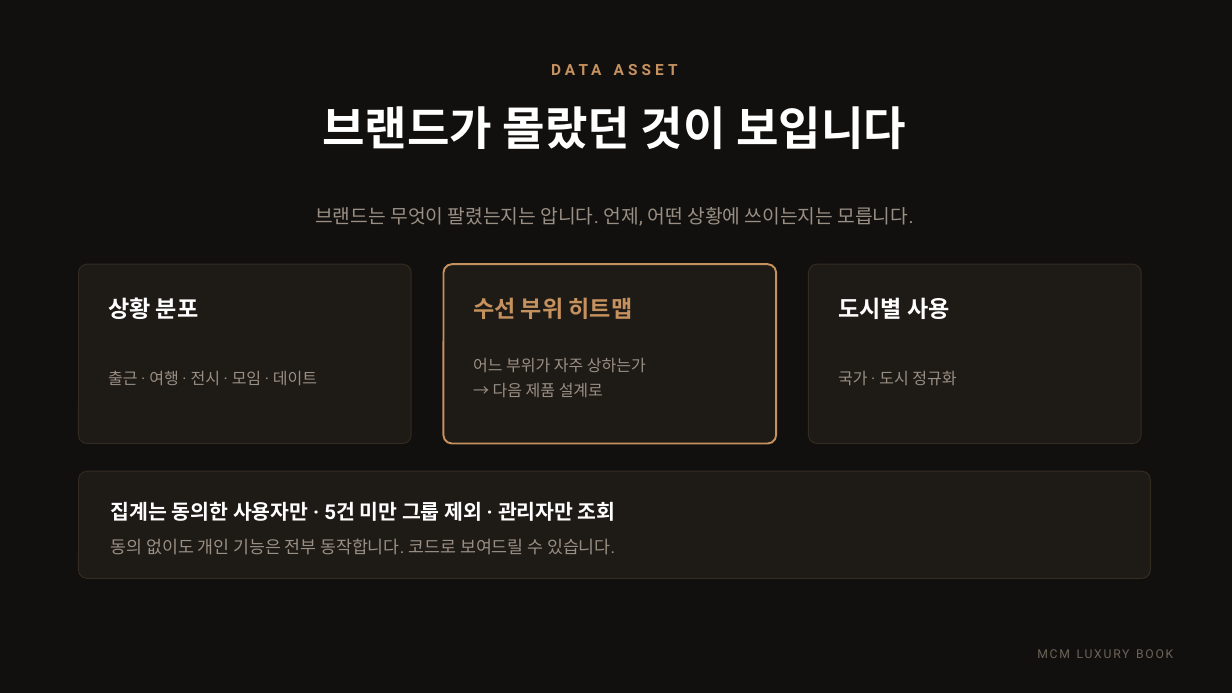
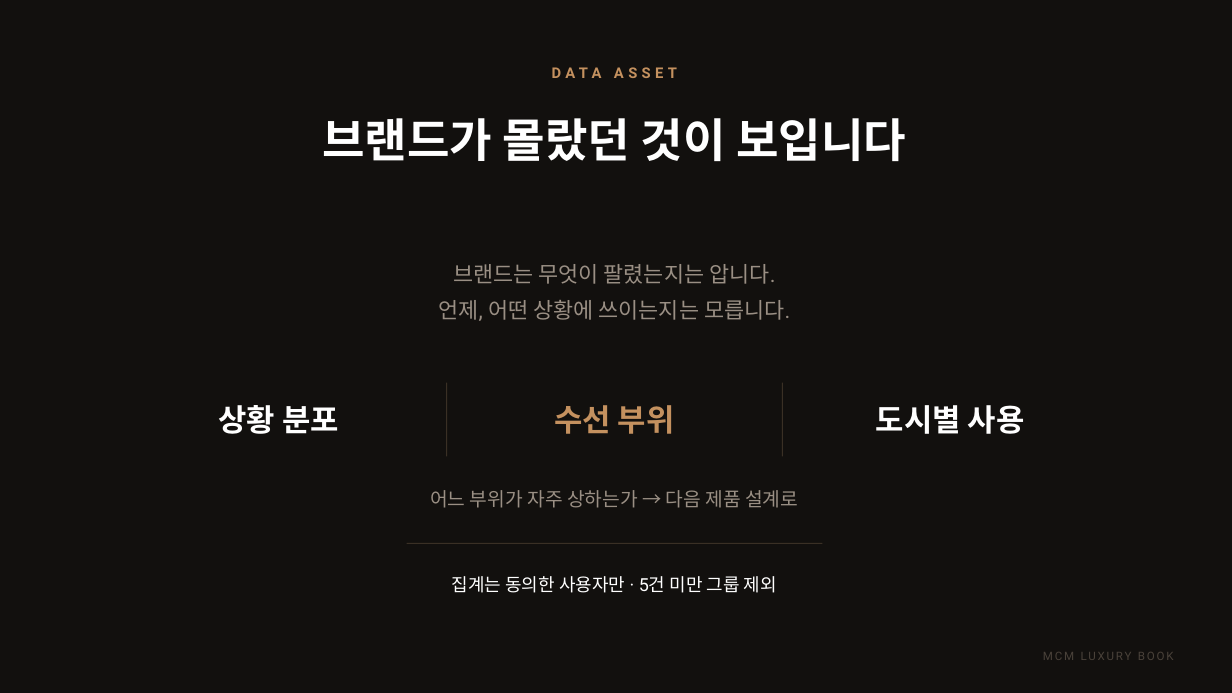
Before and after one commit to elominatedCloud/likeGonzi, a slide deck: slide 27 of docs/ir/MCM_Luxury_Book_IR.pptx (slide 18 before the commit). Drawn at 1232x693 pixels with LibreOffice and Linux fonts; fonts in the diff are those of the drawing; background and template pictures are left out. Boxes give left, top, right and bottom in pixels: in the first picture for what was removed or moved away, otherwise in the second. Text is boxed around its words. In the diff, an @@ line names an element or a change of style, - is before the commit and + after.

```diff
--- a/docs/ir/MCM_Luxury_Book_IR.pptx
+++ b/docs/ir/MCM_Luxury_Book_IR.pptx
@@ text "DATA ASSET" at [552, 67, 602, 78]: size 12 to 11.5 pt, letter spacing 3.2 to 3.4 pt @@
@@ text "브랜드가 몰랐던 것이 보입니다": place and size @@
-text "브랜드가 몰랐던 것이 보입니다" at [322, 106, 906, 149]
+text "브랜드가 몰랐던 것이 보입니다" at [322, 118, 906, 161]
@@ text "브랜드가 몰랐던 것이 보입니다" at [322, 118, 906, 161]: line spacing 47.5pt to 48.2pt @@
@@ rounded rectangle removed at [79, 264, 411, 444] @@
@@ text at [438, 264, 790, 321]: text changed; size 15 to 17 pt @@
-브랜드는 무엇이 팔렸는지는 압니다. 언제, 어떤 상황에 쓰이는지는 모릅니다.
+브랜드는 무엇이 팔렸는지는 압니다.
+언제, 어떤 상황에 쓰이는지는 모릅니다.
@@ rounded rectangle removed at [444, 264, 776, 444] @@
@@ rounded rectangle removed at [809, 264, 1141, 444] @@
@@ text removed at [108, 370, 317, 385] @@
-출근 · 여행 · 전시 · 모임 · 데이트
@@ line added from (446, 383) to (446, 457), #3A3025 0.75 pt @@
@@ line added from (783, 383) to (783, 457), #3A3025 0.75 pt @@
@@ text removed at [838, 371, 956, 385] @@
-국가 · 도시 정규화
@@ text "상황 분포": place and size @@
-text "상황 분포" at [108, 297, 199, 319]
+text "상황 분포" at [219, 405, 339, 434]
@@ text "상황 분포" at [219, 405, 339, 434]: size 18 to 24 pt; alignment left to centre @@
@@ text at [554, 405, 675, 434]: text changed; size 18 to 24 pt @@
-수선 부위 히트맵
+수선 부위
@@ text "도시별 사용" at [876, 405, 1025, 434]: size 18 to 24 pt; alignment left to centre @@
@@ text "도시별 사용": place and size @@
-text "도시별 사용" at [838, 297, 950, 319]
+text "도시별 사용" at [876, 405, 1025, 434]
@@ rounded rectangle removed at [79, 471, 1151, 579] @@
@@ text at [430, 490, 798, 508]: text changed; size 12.5 to 15 pt @@
-어느 부위가 자주 상하는가
-→ 다음 제품 설계로
+어느 부위가 자주 상하는가 → 다음 제품 설계로
@@ text removed at [111, 538, 615, 555] @@
-동의 없이도 개인 기능은 전부 동작합니다. 코드로 보여드릴 수 있습니다.
@@ line added from (407, 543) to (823, 543), #3A3025 0.75 pt @@
@@ text at [452, 576, 777, 593]: text changed; size 16 to 14 pt; bold off @@
-집계는 동의한 사용자만 · 5건 미만 그룹 제외 · 관리자만 조회
+집계는 동의한 사용자만 · 5건 미만 그룹 제외
@@ text "MCM LUXURY BOOK" at [1043, 652, 1174, 660]: size 9.5 to 9 pt, text colour #6E6459 to #4A423A @@
```
Also in this commit, not shown: 20 other slides changed, 11 slides added, 1 slide removed, 3 other files.
